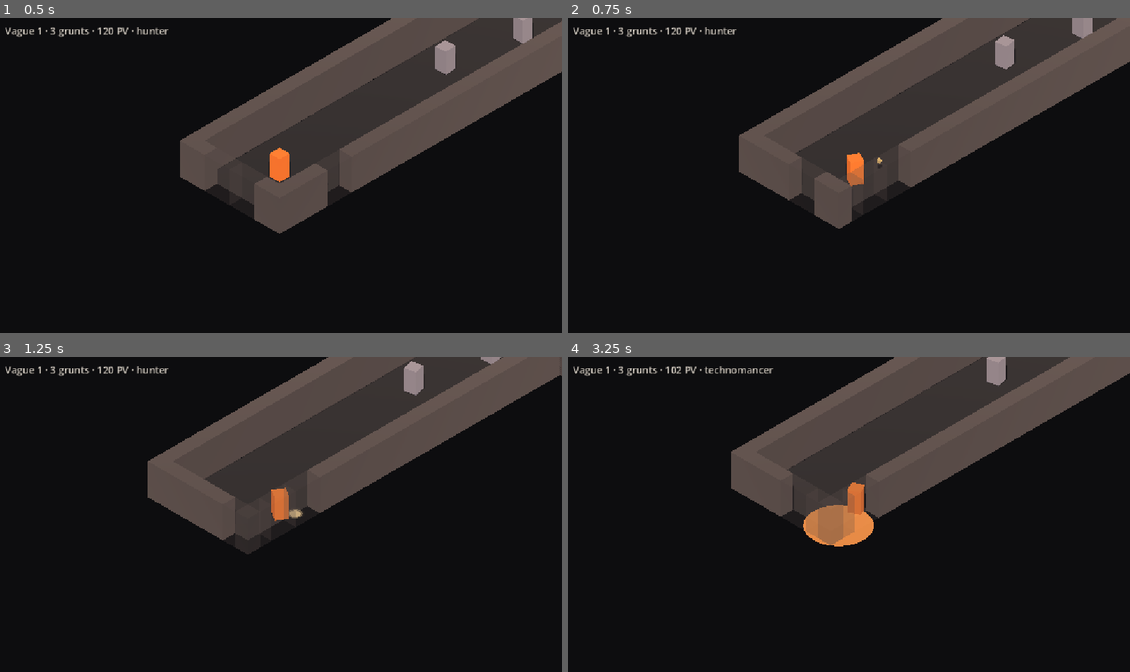
Above: before the commit, frames 1-4 (two rows, left to right).
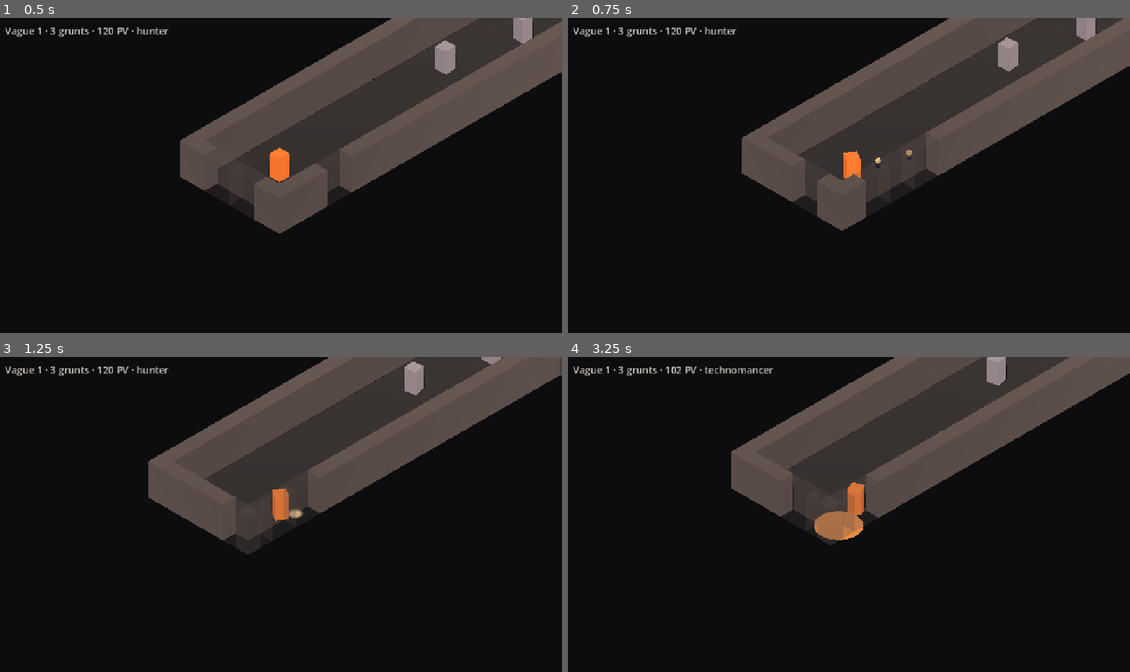
Above: after the commit, the same moments.

Repository: lelabodetho/strate
Game: Godot game, scene res://scenes/test/harness.tscn
Same seed, same stepped clock (60 frames per second), same inputs: the game is played once before the commit and once after it.
Inputs (mouse positions are in pixels of both pictures, inside the frame that each line leads up to):
- Up to frame 1 (0.5 s): no input
- Up to frame 2 (0.75 s): tap Enter at 0.5 s; move the mouse to (972, 159) at 0.52 s; press the mouse at (972, 159) at 0.53 s; hold D (move_right) from 0.53 s (still down)
- Up to frame 3 (1.25 s): keep holding D (move_right); tap Space (dash) at 0.8 s
- Up to frame 4 (3.25 s): move the mouse to (736, 530) at 1.27 s; release D (move_right) at 1.28 s; release the mouse at (736, 530) at 1.28 s; hold S (move_down) 1.28-2.03 s; tap Space (dash) at 1.35, 2.75 s; tap 2 at 1.55, 2.1 s; move the mouse to (905, 445) at 2.02 s; hold D (move_right) 2.03-2.78 s; tap 3 at 2.3, 2.85 s; move the mouse to (820, 577) at 2.77 s; hold W (move_up) from 2.78 s (still down); click (820, 577) at 3.05 s

Frame 1 is identical in both runs. In frame 2, 3.1% of the frame differs, in the area x 30-100%, y 0-68%; in frame 3, 0.2%; in frame 4, 0.8%.

Commit message:
Starter ARPG: attack commitment, preset E, smaller techno blast
- attack_move_mult in SimTuning (0.1–1.0, default 1.0): move speed while
  attacking. Hunter: while fire_cd > 0. Brute: steering added to the lunge
  during the swing, full speed between swings. Technomancer: unaffected
- Technomancer blast radius 1.4 (was 2.0), cadence 0.8 s
- Swing timer snaps to zero under 1e-6 so float residue never adds a tick
- Presets: A_densite at 0.55, new E_starter_arpg (copy of A)
- CLAUDE.md and docs/brief.md updates by Tho
- 85 headless checks

Co-Authored-By: Claude Fable 5.1 <noreply@anthropic.com>

Diff:
--- a/src/sim/tuning.gd
+++ b/src/sim/tuning.gd
@@ -19,6 +19,7 @@
 	["proj_radius", 0.05, 1.0, 0.05],
 	["muzzle_offset", 0.0, 2.0, 0.05],
 	["knockback", 0.0, 3.0, 0.05],
+	["attack_move_mult", 0.1, 1.0, 0.05],
 	["grunt_hp", 5.0, 300.0, 5.0],
 	["grunt_speed", 0.5, 12.0, 0.1],
 	["grunt_damage", 0.0, 100.0, 1.0],
@@ -48,6 +49,7 @@
 var proj_radius := 0.25
 var muzzle_offset := 0.6
 var knockback := 0.8          # displacement applied to whoever takes a hit, along the hit direction
+var attack_move_mult := 1.0   # move speed while attacking (hunter: fire_cd > 0, brute: during the swing)
 
 # Grunt: walks at the player, telegraphs, hits at contact, recovers.
 var grunt_hp := 30.0
--- a/src/sim/weapon_profile.gd
+++ b/src/sim/weapon_profile.gd
@@ -13,6 +13,7 @@
 var fire_interval_mult := 1.0
 var proj_speed_mult := 1.0
 var proj_radius_mult := 1.0
+var attack_move := true        # tuning.attack_move_mult applies while attacking
 
 # body: applied on tuning.player_hp and on every hit the player takes
 var hp_mult := 1.0
@@ -47,13 +48,15 @@
 	return w
 
 ## Slow, fat projectile that bursts on contact or at end of life: 2x damage at the center,
-## falling off toward a 2-unit edge, 0.6 s cadence.
+## falling off toward a 1.4-unit edge, 0.8 s cadence. Moves freely while firing.
 static func technomancer() -> WeaponProfile:
 	var w := WeaponProfile.new()
 	w.name = "technomancer"
 	w.kind = &"blast"
 	w.damage_mult = 2.0
-	w.fire_interval_mult = 0.6 / 0.15   # 0.6 s with the default 0.15 s
+	w.fire_interval_mult = 0.8 / 0.15   # 0.8 s with the default 0.15 s
+	w.blast_radius = 1.4
+	w.attack_move = false
 	w.proj_speed_mult = 8.0 / 20.0      # 8 with the default 20
 	w.proj_radius_mult = 0.35 / 0.25    # 0.35 with the default 0.25
 	w.hp_mult = 0.85
--- a/src/sim/world.gd
+++ b/src/sim/world.gd
@@ -184,13 +184,22 @@
 	if dash_t > 0.0:
 		dash_t -= dt
 		p.vel = dash_dir * tuning.dash_speed
-	elif swing_t > 0.0:
-		# Bounded so the lunge covers exactly `lunge` whatever the tick rounding.
+	elif swing_t > 1e-6:
+		# Bounded so the lunge covers exactly `lunge` whatever the tick rounding; the epsilon
+		# keeps float residue from adding a tenth tick.
+		# Steering during the swing is allowed at attack_move_mult speed, on top of the lunge.
 		var t := minf(dt, swing_t)
 		swing_t -= dt
+		if swing_t < 1e-6:
+			swing_t = 0.0
 		p.vel = swing_dir * (weapon.lunge / weapon.swing_time) * (t / dt)
+		if weapon.attack_move:
+			p.vel += cmd.move * tuning.player_speed * tuning.attack_move_mult
 	else:
-		p.vel = cmd.move * tuning.player_speed
+		var speed := tuning.player_speed
+		if weapon.attack_move and weapon.kind != &"cone" and fire_cd > 0.0:
+			speed *= tuning.attack_move_mult
+		p.vel = cmd.move * speed
 
 	p.pos = level.resolve_circle(p.pos + p.vel * dt, p.radius)
 
--- a/tools/out/tuning.json
+++ b/tools/out/tuning.json
@@ -1,4 +1,5 @@
 {
+  "attack_move_mult": 0.55,
   "dash_cooldown": 0.8,
   "dash_iframes": 0.25,
   "dash_speed": 22.0,
--- a/tools/presets/A_densite.json
+++ b/tools/presets/A_densite.json
@@ -1,4 +1,5 @@
 {
+  "attack_move_mult": 0.55,
   "dash_cooldown": 0.8,
   "dash_iframes": 0.25,
   "dash_speed": 22.0,
--- /dev/null
+++ b/tools/presets/E_starter_arpg.json
@@ -0,0 +1,27 @@
+{
+  "attack_move_mult": 0.55,
+  "dash_cooldown": 0.8,
+  "dash_iframes": 0.25,
+  "dash_speed": 22.0,
+  "dash_time": 0.16,
+  "fire_interval": 0.45,
+  "grunt_aggro": 14.0,
+  "grunt_damage": 8.0,
+  "grunt_hit_radius": 0.55,
+  "grunt_hit_slack": 0.7,
+  "grunt_hp": 24.0,
+  "grunt_radius": 0.45,
+  "grunt_reach": 0.35,
+  "grunt_recover": 0.5,
+  "grunt_speed": 4.5,
+  "grunt_windup": 0.35,
+  "knockback": 1.0,
+  "muzzle_offset": 0.6,
+  "player_hp": 120.0,
+  "player_radius": 0.4,
+  "player_speed": 5.5,
+  "proj_damage": 22.0,
+  "proj_radius": 0.3,
+  "proj_speed": 14.0,
+  "proj_ttl": 1.5
+}
--- a/tools/presets/baseline.json
+++ b/tools/presets/baseline.json
@@ -1,4 +1,5 @@
 {
+  "attack_move_mult": 0.55,
   "dash_cooldown": 0.8,
   "dash_iframes": 0.25,
   "dash_speed": 22.0,
--- a/tools/sim_test.gd
+++ b/tools/sim_test.gd
@@ -23,6 +23,7 @@
 	test_weapon_switch_keeps_tuning()
 	test_stagger()
 	test_body_stats()
+	test_attack_move()
 	print("[sim_test] ", "OK" if failures == 0 else "FAILED (%d)" % failures)
 	quit(1 if failures > 0 else 0)
 
@@ -299,19 +300,20 @@
 	w.spawn(&"player", Vector2(0, 9))
 	w.set_weapon("technomancer")
 	# Shot flies 8 u/s for 1.5 s from z=8.4 and bursts at z=-3.6.
-	var inside := _still_grunt(w, Vector2(1.9, -3.6))
-	var outside := _still_grunt(w, Vector2(-2.1, -3.6))
+	var inside := _still_grunt(w, Vector2(1.3, -3.6))
+	var outside := _still_grunt(w, Vector2(-1.5, -3.6))
 	w.step(DT, cmd(Vector2.ZERO, Vector2(0, -20), true))
-	check(w.projectiles.size() == 1 and w.projectiles.values()[0].blast_radius == 2.0, "technomancer fires a blast projectile")
+	check(w.projectiles.size() == 1 and is_equal_approx(w.projectiles.values()[0].blast_radius, 1.4), "technomancer fires a blast projectile (radius 1.4)")
 	var explosions := []
 	for i in 100:
 		w.step(DT, cmd())
 		for ev in w.events:
 			if ev.type == "explosion":
 				explosions.append(ev)
-	check(explosions.size() == 1 and explosions[0].radius == 2.0, "one explosion at end of life (%d)" % explosions.size())
-	check(inside.hp < inside.hp_max, "explosion hits at 1.9 (hp=%.1f)" % inside.hp)
-	check(outside.hp == outside.hp_max, "explosion misses at 2.1")
+	check(explosions.size() == 1 and is_equal_approx(explosions[0].radius, 1.4), "one explosion at end of life (%d)" % explosions.size())
+	check(inside.hp < inside.hp_max, "explosion hits at 1.3 (hp=%.1f)" % inside.hp)
+	check(outside.hp == outside.hp_max, "explosion misses at 1.5")
+	check(is_equal_approx(w.tuning.fire_interval * w.weapon.fire_interval_mult, 0.8), "technomancer cadence is 0.8 s with the default tuning")
 	# Center damage: a grunt right under the burst takes 2x.
 	var w2 := SimWorld.new(1)
 	w2.spawn(&"player", Vector2(0, 9))
@@ -390,3 +392,37 @@
 	w2.step(DT, cmd(Vector2.ZERO, Vector2(0, -20), true))
 	check(not w2.is_invulnerable() and is_equal_approx(w2.projectiles.values()[0].vel.length(), w2.tuning.proj_speed * 0.4),
 		"technomancer: no i-frames, projectile at 0.4x speed (%.1f)" % w2.projectiles.values()[0].vel.length())
+
+func test_attack_move() -> void:
+	var w := SimWorld.new(1)
+	w.tuning.attack_move_mult = 0.55
+	var p := w.spawn(&"player", Vector2(0, 9))
+	# Hunter: shooting while walking up the corridor is 0.55x speed as long as fire_cd > 0
+	# (the trigger tick itself still moves at full speed: fire happens after movement).
+	var z0 := p.pos.y
+	run(w, 0.5, cmd(Vector2(0, -1), Vector2(0, -20), true))
+	var walked := z0 - p.pos.y
+	var expected := DT * w.tuning.player_speed + (0.5 - DT) * w.tuning.player_speed * 0.55
+	check(absf(walked - expected) < 0.01, "hunter walks at 0.55x while firing (%.2f)" % walked)
+	w.fire_cd = 0.0
+	z0 = p.pos.y
+	run(w, 0.2, cmd(Vector2(0, -1)))
+	check(absf((z0 - p.pos.y) - 0.2 * w.tuning.player_speed) < 0.01, "full speed again once fire_cd is spent")
+	# Brute: during the 9 swing ticks, lunge plus steering at 0.55x; after it, full speed even with fire_cd > 0.
+	w.set_weapon("brute")
+	p.pos = Vector2(0, 0)
+	w.step(DT, cmd(Vector2(-1, 0), Vector2(0, -20), true))   # trigger tick: full-speed step, then the swing starts
+	var x0 := p.pos.x
+	run(w, 0.15, cmd(Vector2(-1, 0)))
+	check(absf((x0 - p.pos.x) - 0.15 * w.tuning.player_speed * 0.55) < 0.01 and absf(p.pos.y + 0.8) < 0.01,
+		"brute swing: lunge 0.8 plus 0.55x steering (dx=%.3f z=%.2f)" % [x0 - p.pos.x, p.pos.y])
+	check(w.swing_t <= 0.0, "swing is over after 0.15 s")
+	x0 = p.pos.x
+	run(w, 0.2, cmd(Vector2(-1, 0)))
+	check(w.fire_cd > 0.0 and absf((x0 - p.pos.x) - 0.2 * w.tuning.player_speed) < 0.01, "brute moves at full speed between swings")
+	# Technomancer: unaffected.
+	w.set_weapon("technomancer")
+	p.pos = Vector2(0, 0)
+	run(w, 0.3, cmd(Vector2(0, -1), Vector2(0, -20), true))
+	check(absf(-p.pos.y - 0.3 * w.tuning.player_speed) < 0.01, "technomancer keeps full speed while firing")
+	check(SimTuning.keys().has("attack_move_mult") and SimTuning.new().attack_move_mult == 1.0, "attack_move_mult is a tuning key, default 1.0")
Not shown, changed: CLAUDE.md
Not shown, changed: docs/brief.md
